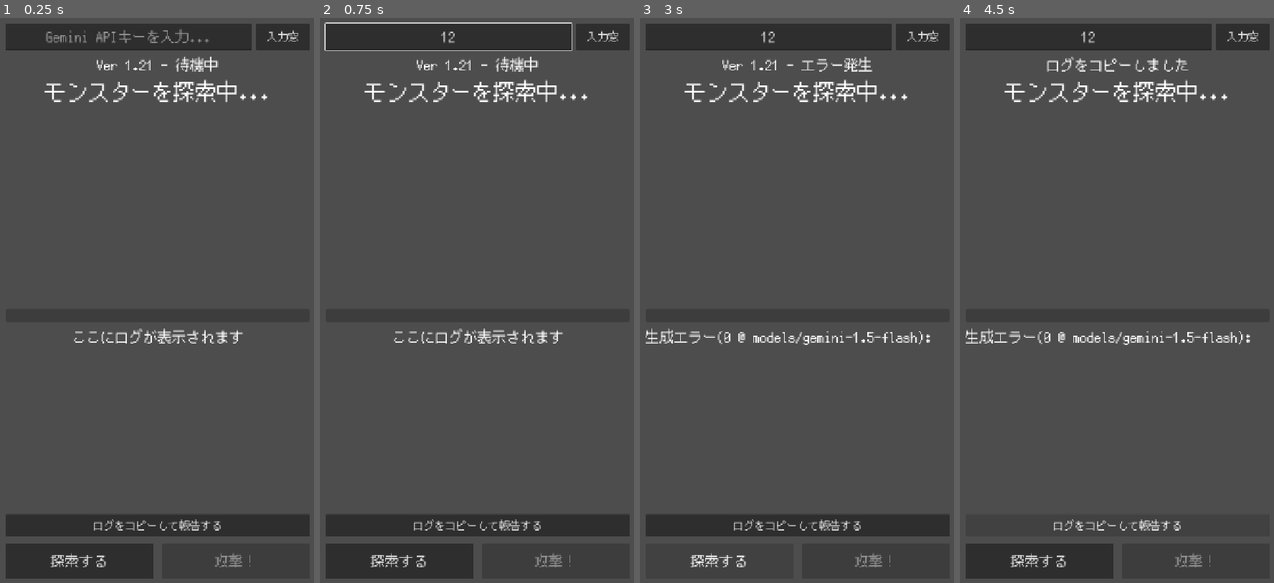
Above: before the commit, frames 1-4 (left to right).
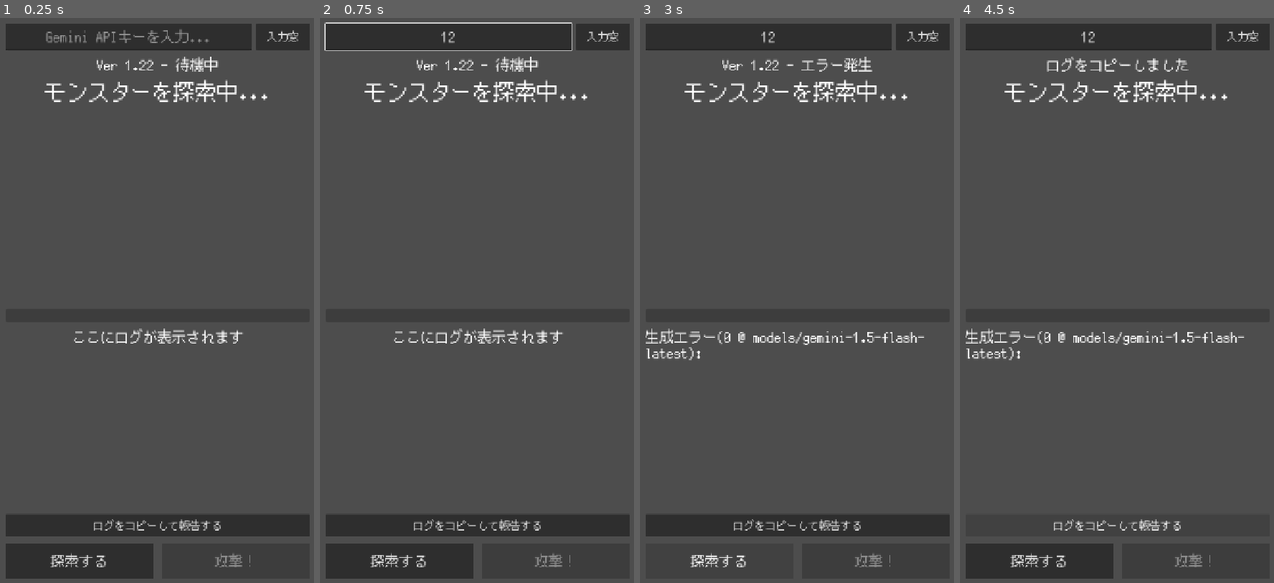
Above: after the commit, the same moments.

Repository: Usobanana/antigravity-aitest001
Game: Godot game, scene res://scenes/main.tscn
Two runs of this game, one before a commit and one after it. Both use one fixed random seed, a clock stepped at 60 frames per second and the inputs below.
Inputs (mouse positions are in pixels of both pictures, inside the frame that each line leads up to):
- Up to frame 1 (0.25 s): no input
- Up to frame 2 (0.75 s): click (448, 34) at 0.52 s; type "12" at 0.6 s
- Up to frame 3 (3 s): click "入力窓" at 1.25 s; click "ログをコピーして報告する" at 2 s; click "探索する" at 2.75 s
- Up to frame 4 (4.5 s): click "入力窓" at 3.5 s; click "ログをコピーして報告する" at 4.25 s

The runs differ from the first frame. In frame 1, less than 0.1% of the frame differs, in the area x 46-49%, y 7-10%; in frame 2, less than 0.1%; in frame 3, 0.2%, in the area x 1-93%, y 7-61%; in frame 4, 0.2%.

Commit message:
feat: use x-goog-api-key header and update model list (Ver 1.22)

Diff:
--- a/新しいゲームプロジェクト/scripts/ai_manager.gd
+++ b/新しいゲームプロジェクト/scripts/ai_manager.gd
@@ -29,10 +29,11 @@
 
 	# v1 と v1beta の両方、および最新の 8b モデルを含む候補
 	_last_candidates = [
+		{"v": "v1beta", "m": "models/gemini-1.5-flash-latest"},
 		{"v": "v1beta", "m": "models/gemini-1.5-flash"},
 		{"v": "v1", "m": "models/gemini-1.5-flash"},
 		{"v": "v1beta", "m": "models/gemini-1.5-flash-8b"},
-		{"v": "v1beta", "m": "models/gemini-1.5-flash-latest"},
+		{"v": "v1beta", "m": "models/gemini-1.5-pro"},
 		{"v": "v1", "m": "models/gemini-pro"}
 	]
 
@@ -63,7 +64,8 @@
 	_actually_generate(_last_api_key, target["v"], target["m"])
 
 func _actually_generate(api_key: String, version: String, model_path: String):
-	var url = "https://generativelanguage.googleapis.com/" + version + "/" + model_path + ":generateContent?key=" + api_key
+	# ヘッダーベースの認証に切り替え (URL パラメータによる 404 回避)
+	var url = "https://generativelanguage.googleapis.com/" + version + "/" + model_path + ":generateContent"
 
 	var prompt = "RPGモンスター生成(JSON形式のみ): {\"name\":\"名前\",\"hp\":50,\"atk\":10,\"greeting\":\"出現!\",\"death_cry\":\"ぐふっ\",\"image_prompt\":\"English monster appearance keywords\"}"
 	var body_data = JSON.stringify({
@@ -72,18 +74,21 @@
 
 	# Web環境（iOS等）では Godot の HTTPRequest ではなく JS の fetch を試す（CORS/404対策）
 	if OS.has_feature("web"):
-		_generate_via_js(url, body_data)
+		_generate_via_js(url, api_key, body_data)
 		return
 
 	var http_request = HTTPRequest.new()
 	add_child(http_request)
 	http_request.request_completed.connect(_on_request_completed)
-	var headers = ["Content-Type: application/json"]
+	var headers = [
+		"Content-Type: application/json",
+		"x-goog-api-key: " + api_key
+	]
 	http_request.request(url, headers, HTTPClient.METHOD_POST, body_data)
 
 var _js_callback_ref # コールバック参照保持用
 
-func _generate_via_js(url_raw: String, body_data_raw: String):
+func _generate_via_js(url_raw: String, api_key: String, body_data_raw: String):
 	_js_callback_ref = JavaScriptBridge.create_callback(_on_js_fetch_completed)
 	var window = JavaScriptBridge.get_interface("window")
 	window.godot_fetch_callback = _js_callback_ref
@@ -92,17 +97,20 @@
 	var encoded_body = body_data_raw.uri_encode()
 
 	var js_code = """
-	(async function(url, enc_body) {
+	(async function(url, key, enc_body) {
 		const body = decodeURIComponent(enc_body);
 		try {
 			const resp = await fetch(url, {
 				method: 'POST',
-				headers: { 'Content-Type': 'application/json' },
+				headers: {
+					'Content-Type': 'application/json',
+					'x-goog-api-key': key
+				},
 				body: body
 			});
 			const status = resp.status;
 			let data = {};
-			try { data = await resp.json(); } catch(e) { data = {message: 'Empty response'}; }
+			try { data = await resp.json(); } catch(e) { data = {message: 'No JSON response'}; }
 
 			if (!resp.ok) {
 				window.godot_fetch_callback(JSON.stringify({
@@ -116,7 +124,7 @@
 		} catch (e) {
 			window.godot_fetch_callback(JSON.stringify({error: e.message, code: 0}));
 		}
-	})('""" + url_raw + """', '""" + encoded_body + """')
+	})('""" + url_raw + """', '""" + api_key + """', '""" + encoded_body + """')
 	"""
 	JavaScriptBridge.eval(js_code)
 
--- a/新しいゲームプロジェクト/scripts/main.gd
+++ b/新しいゲームプロジェクト/scripts/main.gd
@@ -14,7 +14,7 @@
 @onready var copy_log_button = $UI/CopyLogButton
 @onready var monster_image = $UI/MonsterInfo/MonsterImage
 const SAVE_PATH = "user://settings.cfg"
-const APP_VERSION = "Ver 1.21"
+const APP_VERSION = "Ver 1.22"
 const STYLE_PROMPT = "digital illustration, dark fantasy, epic, highly detailed, cinematic lighting, centered on solid dark background"
 
 var image_http_request: HTTPRequest
